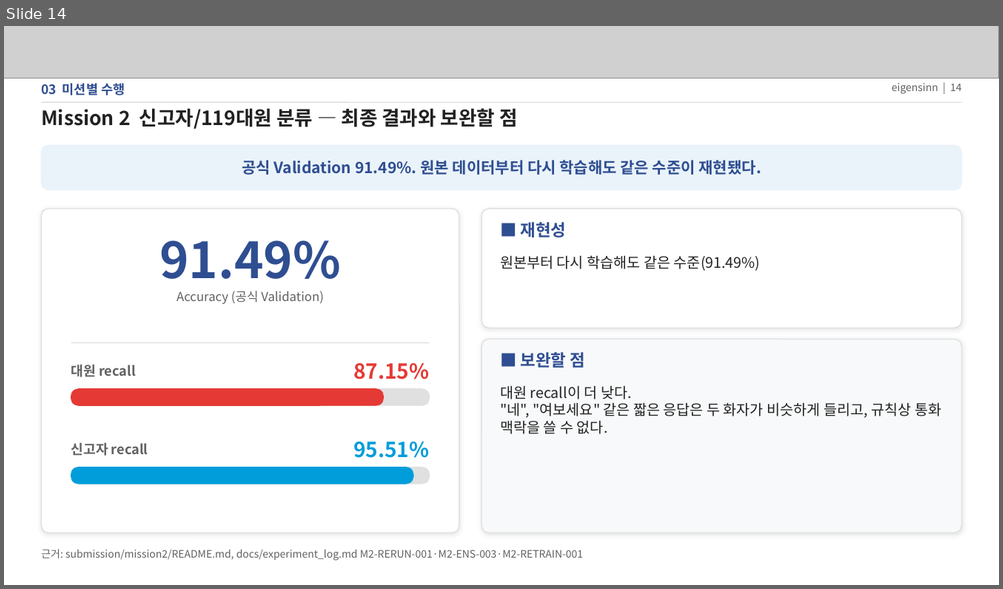
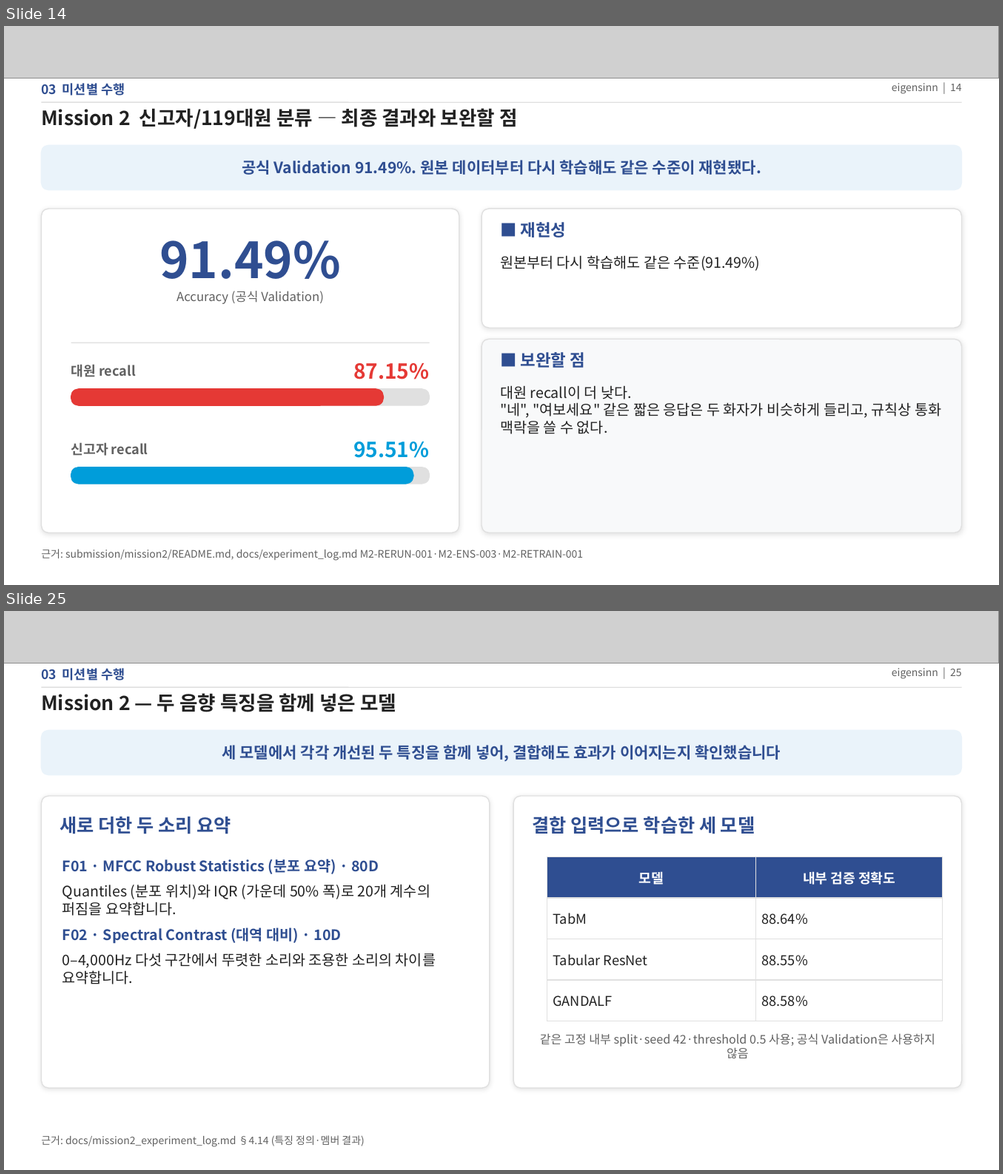
Before and after one commit to eigensinn-dcc2026/prelim, a slide deck: ppt/DCC2026_예선_결과정리.pptx. Shown one above the other, each under a label of ours: slide 14 before the commit, slides 14 and 25 after it; the slides between them are not shown. The pictures are 1003x589 and 1003x1174 pixels, drawn with LibreOffice and Linux fonts; fonts in the diff are those of the drawing; grey boxes stand for pictures. Boxes give left, top, right and bottom in pixels: in the first picture for what was removed or moved away, otherwise in the second. Text is boxed around its words. In the diff, an @@ line names an element or a change of style, - is before the commit and + after.

Commit message:
docs: 예선 결과 PPT 최신 통합본 반영

```diff
--- a/ppt/DCC2026_예선_결과정리.pptx
+++ b/ppt/DCC2026_예선_결과정리.pptx
@@ slide 25 added at (4, 611, 999, 1170), background #FFFFFF @@
@@ picture added at (4, 611, 999, 664) @@
@@ text added at (41, 668, 125, 681), 12.5 pt, text #2F4E91, bold @@
+03 미션별 수행
@@ text added at (891, 668, 962, 679), 10 pt, text #616161 @@
+eigensinn | 25
@@ line added from (41, 687) to (962, 687), #E0E0E0 1 pt @@
@@ text added at (41, 693, 396, 712), 19 pt, text #212121, bold @@
+Mission 2 — 두 음향 특징을 함께 넣은 모델
@@ rounded rectangle added at (41, 730, 962, 775), fill #EAF3FA, outline #EAF3FA 1 pt @@
@@ text added at (222, 745, 780, 761), 15 pt, text #2F4E91, bold @@
+세 모델에서 각각 개선된 두 특징을 함께 넣어, 결합해도 효과가 이어지는지 확인했습니다
@@ rounded rectangle added at (41, 796, 489, 1088), fill #FFFFFF, outline #E0E0E0 1 pt @@
@@ rounded rectangle added at (514, 796, 962, 1088), fill #FFFFFF, outline #E0E0E0 1 pt @@
@@ text added at (60, 817, 231, 834), 18 pt, text #2F4E91, bold @@
+새로 더한 두 소리 요약
@@ text added at (532, 816, 754, 834), 18 pt, text #2F4E91, bold @@
+결합 입력으로 학습한 세 모델
@@ text added at (62, 859, 435, 985), 14 pt, text #212121 @@
+F01 · MFCC Robust Statistics (분포 요약) · 80D
+Quantiles (분포 위치)와 IQR (가운데 50% 폭)로 20개 계수의 퍼짐을 요약합니다.
+F02 · Spectral Contrast (대역 대비) · 10D
+0–4,000Hz 다섯 구간에서 뚜렷한 소리와 조용한 소리의 차이를 요약합니다.
@@ table added at (547, 857, 942, 1010), 4 rows, 2 columns @@
+모델 | 내부 검증 정확도
+TabM | 88.64%
+Tabular ResNet | 88.55%
+GANDALF | 88.58%
@@ text added at (540, 1034, 935, 1059), 11.5 pt, text #616161 @@
+같은 고정 내부 split·seed 42·threshold 0.5 사용; 공식 Validation은 사용하지 않음
@@ text added at (41, 1136, 364, 1147), 10 pt, text #616161 @@
+근거: docs/mission2_experiment_log.md §4.14 (특징 정의·멤버 결과)
```
Also in this commit, not shown: 9 slides changed, 13 other slides added.
